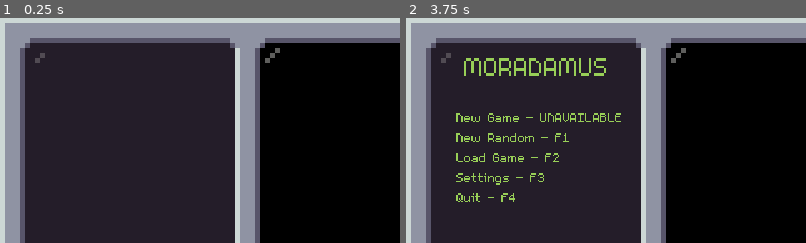
Above: before the commit, frames 1-2 (left to right).
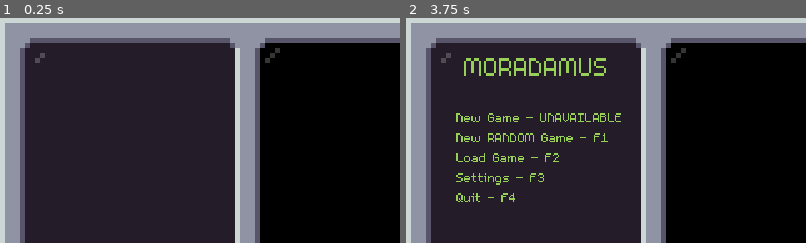
Above: after the commit, the same moments.

Repository: ChrisGlenn/Moradamus
Game: Godot game, scene res://Scenes/System/Main_Menu/main_menu.tscn
The game is run twice, just before and just after one commit, with the same random seed, the same clock (stepped at 60 frames per second) and the same inputs.
Inputs:
- Up to frame 1 (0.25 s): no input
- Up to frame 2 (3.75 s): tap Enter at 0.5, 2, 3.5 s; tap Space at 1.25, 2.75 s
The pictures show only the part of the screen within x 0-50%, y 0-50%; the shares and areas given below are measured in that part.

The runs differ from the first frame. In frame 1, less than 0.1% of the frame differs, in the area x 66-70%, y 13-20%; in frame 2, 0.4%, in the area x 22-70%, y 13-56%.

Commit message:
3/19/2024 MORNING

Diff:
--- /dev/null
+++ b/Scenes/System/Load_Game/load_game.tscn
@@ -0,0 +1,21 @@
+[gd_scene load_steps=3 format=3 uid="uid://5nacpylk5rl3"]
+
+[ext_resource type="Texture2D" uid="uid://c5p07dhib1xew" path="res://Sprites/UI/mora-terminal.png" id="1_v64lk"]
+[ext_resource type="Texture2D" uid="uid://b6g4nf8ogjruf" path="res://Sprites/UI/LoadingScroll.png" id="2_utsg8"]
+
+[node name="Load_Game" type="Node2D"]
+
+[node name="HUD_Console" type="Sprite2D" parent="."]
+z_index = 8
+texture = ExtResource("1_v64lk")
+centered = false
+
+[node name="ParallaxBackground" type="ParallaxBackground" parent="."]
+
+[node name="ParallaxLayer" type="ParallaxLayer" parent="ParallaxBackground"]
+motion_mirroring = Vector2(0, 360)
+
+[node name="LoadingScroll" type="Sprite2D" parent="ParallaxBackground/ParallaxLayer"]
+position = Vector2(192, 0)
+texture = ExtResource("2_utsg8")
+centered = false
--- a/Scenes/System/Main_Menu/main_menu.gd
+++ b/Scenes/System/Main_Menu/main_menu.gd
@@ -25,6 +25,16 @@
 			MENU_ELEMENTS.global_position.y = 0 # make sure it doesn't go beyond zero
 		# INPUT
 		# check the player input and react accordingly to their wishes
+		# NEW GAME IS NOT AVAILABLE ONLY NEW RANDOM GAME
+		if Input.is_action_just_pressed("mora_f1"):
+			print("NEW RANDOM SELECTED")
+		if Input.is_action_just_pressed("mora_f2"):
+			print("LOAD GAME NOT IMPLEMENTED YET...")
+		if Input.is_action_just_pressed("mora_f3"):
+			print("MENU SETTINGS NOT IMPLEMENTED YET...")
+		if Input.is_action_just_pressed("mora_f4"):
+			# quit
+			get_tree().quit()
 	else:
 		# check for the menu mode and then turn the main on when the global.menu_mode is MAIN_MENU
 		if Globals.hud_mode == "MAIN_MENU":
--- a/Scenes/System/Main_Menu/main_menu.tscn
+++ b/Scenes/System/Main_Menu/main_menu.tscn
@@ -1,8 +1,7 @@
-[gd_scene load_steps=6 format=3 uid="uid://cd2pmpdhnjy54"]
+[gd_scene load_steps=5 format=3 uid="uid://cd2pmpdhnjy54"]
 
 [ext_resource type="FontFile" uid="uid://dok03mx3je43p" path="res://Fonts/RETROTECH.ttf" id="1_6qy7n"]
 [ext_resource type="Script" path="res://Scenes/System/Main_Menu/main_menu.gd" id="1_iq8rp"]
-[ext_resource type="Texture2D" uid="uid://c5p07dhib1xew" path="res://Sprites/UI/mora-terminal.png" id="2_82dfg"]
 [ext_resource type="FontFile" uid="uid://cdyjxakidmpj5" path="res://Fonts/m3x6.ttf" id="2_obnju"]
 [ext_resource type="FontFile" uid="uid://v1a63daep115" path="res://Fonts/m5x7.ttf" id="5_00e8t"]
 
@@ -15,11 +14,6 @@
 offset_right = 640.0
 offset_bottom = 360.0
 color = Color(0, 0, 0, 1)
-
-[node name="HUD_Console" type="Sprite2D" parent="."]
-z_index = 8
-texture = ExtResource("2_82dfg")
-centered = false
 
 [node name="Menu_Elements" type="Node2D" parent="."]
 position = Vector2(0, 360)
@@ -58,7 +52,7 @@
 theme_override_colors/font_color = Color(0.596078, 0.811765, 0.341176, 1)
 theme_override_fonts/font = ExtResource("5_00e8t")
 text = "New Game - UNAVAILABLE
-New Random - F1
+New RANDOM Game - F1
 Load Game - F2
 Settings - F3
 Quit - F4"
--- a/project.godot
+++ b/project.godot
@@ -28,6 +28,29 @@
 window/size/window_height_override=1080
 window/stretch/mode="viewport"
 
+[input]
+
+mora_f1={
+"deadzone": 0.5,
+"events": [Object(InputEventKey,"resource_local_to_scene":false,"resource_name":"","device":-1,"window_id":0,"alt_pressed":false,"shift_pressed":false,"ctrl_pressed":false,"meta_pressed":false,"pressed":false,"keycode":0,"physical_keycode":4194332,"key_label":0,"unicode":0,"echo":false,"script":null)
+]
+}
+mora_f2={
+"deadzone": 0.5,
+"events": [Object(InputEventKey,"resource_local_to_scene":false,"resource_name":"","device":-1,"window_id":0,"alt_pressed":false,"shift_pressed":false,"ctrl_pressed":false,"meta_pressed":false,"pressed":false,"keycode":0,"physical_keycode":4194333,"key_label":0,"unicode":0,"echo":false,"script":null)
+]
+}
+mora_f3={
+"deadzone": 0.5,
+"events": [Object(InputEventKey,"resource_local_to_scene":false,"resource_name":"","device":-1,"window_id":0,"alt_pressed":false,"shift_pressed":false,"ctrl_pressed":false,"meta_pressed":false,"pressed":false,"keycode":0,"physical_keycode":4194334,"key_label":0,"unicode":0,"echo":false,"script":null)
+]
+}
+mora_f4={
+"deadzone": 0.5,
+"events": [Object(InputEventKey,"resource_local_to_scene":false,"resource_name":"","device":-1,"window_id":0,"alt_pressed":false,"shift_pressed":false,"ctrl_pressed":false,"meta_pressed":false,"pressed":false,"keycode":0,"physical_keycode":4194335,"key_label":0,"unicode":0,"echo":false,"script":null)
+]
+}
+
 [rendering]
 
 textures/canvas_textures/default_texture_filter=0
Binary file added: Sprites/UI/LoadingScroll.png
Not shown, added: Sprites/UI/LoadingScroll.png.import
